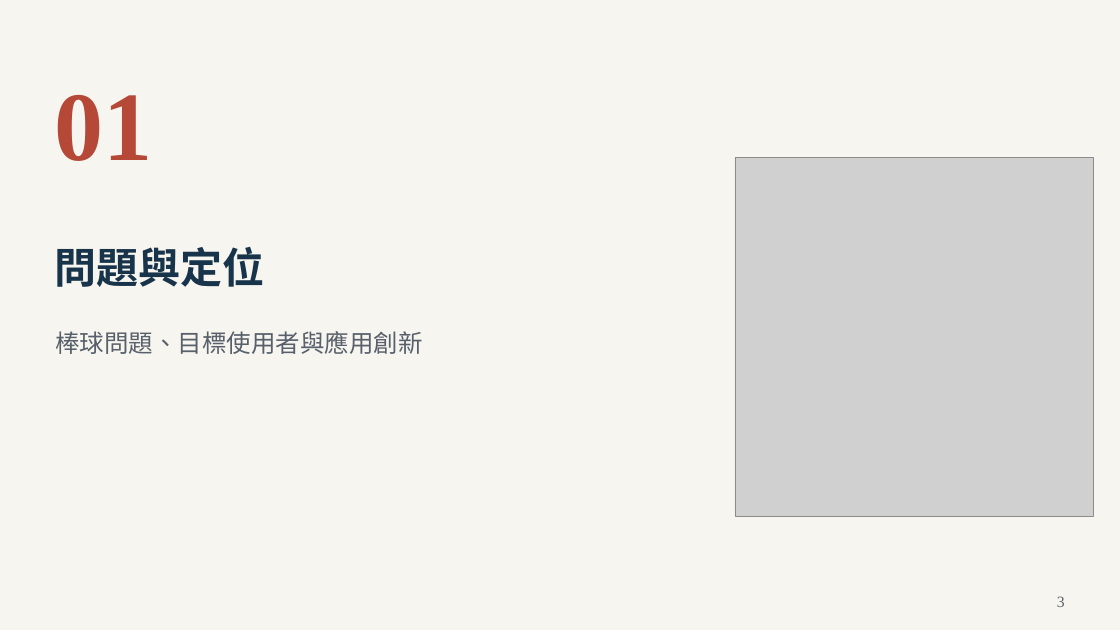
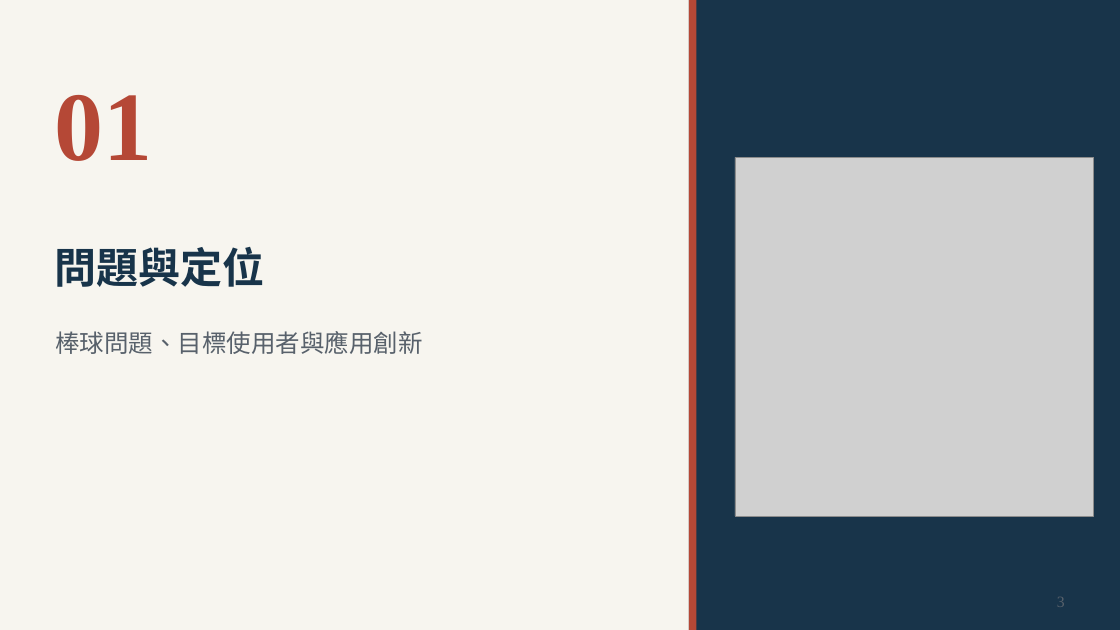
Before and after one commit to Da-Xiong-Chen/baseball_project, a slide deck: slide 3 of presentations/competition-2026/sync-20261115/一球兩面_臨場用人決策_2026球季版_38頁.pptx. Drawn at 1120x630 pixels with LibreOffice and Linux fonts; fonts in the diff are those of the drawing; grey boxes stand for pictures. Boxes give left, top, right and bottom in pixels: in the first picture for what was removed or moved away, otherwise in the second. Text is boxed around its words. In the diff, an @@ line names an element or a change of style, - is before the commit and + after.

```diff
--- a/presentations/competition-2026/sync-20261115/一球兩面_臨場用人決策_2026球季版_38頁.pptx
+++ b/presentations/competition-2026/sync-20261115/一球兩面_臨場用人決策_2026球季版_38頁.pptx
@@ rectangle added at bbox=[689, 0, 1120, 630], fill #18344A @@
@@ rectangle added at bbox=[689, 0, 697, 630], fill #B54836 @@
```
Also in this commit, not shown: 16 other slides changed, 1 other file.
